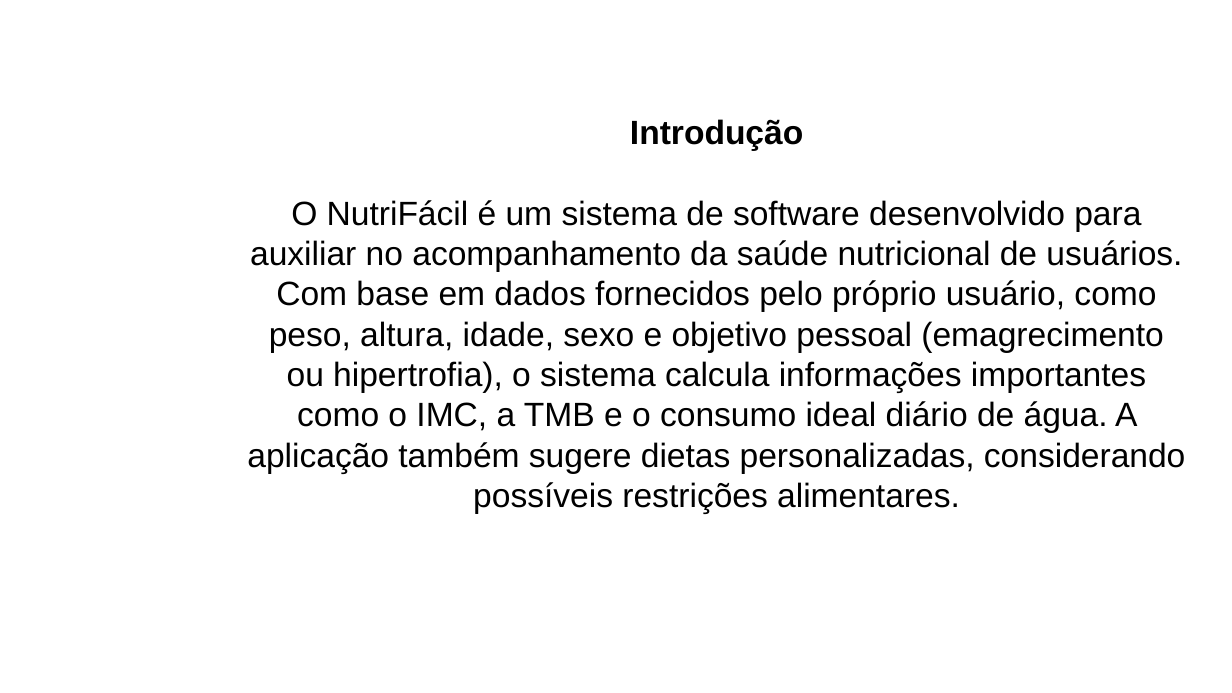
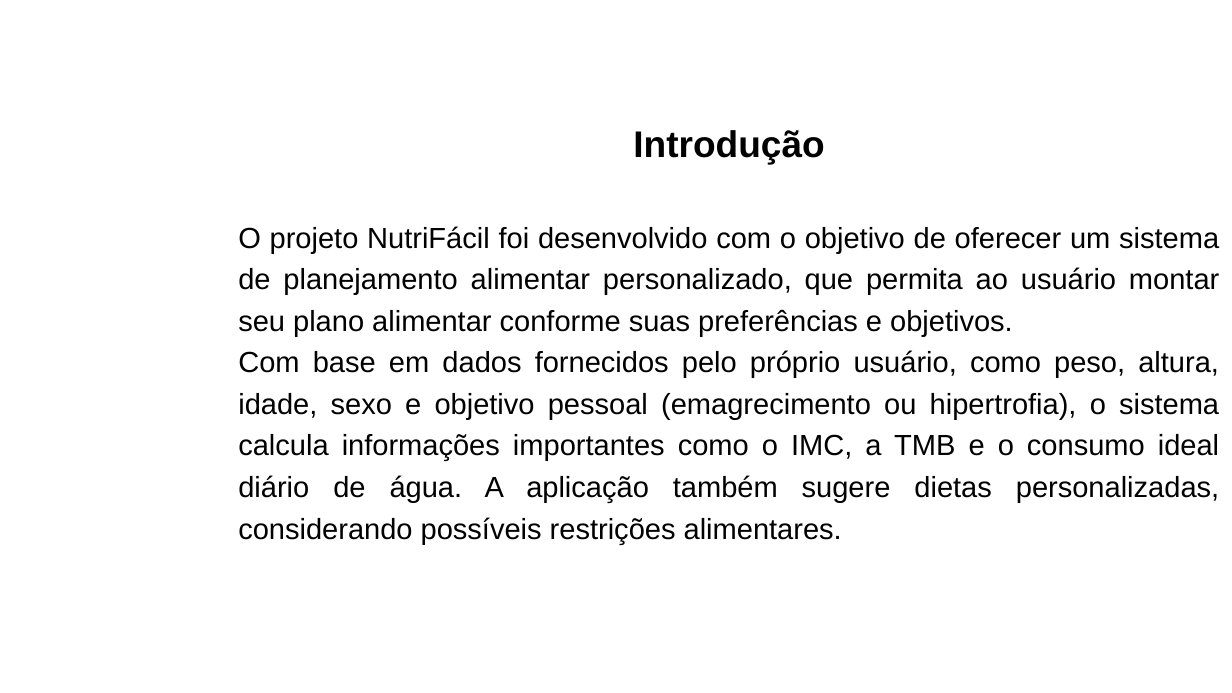
Before and after one commit to NutriFacil-A3/NutriFacil, a slide deck: slide 4 of slides/SlidesNutriFacil.pptx. Drawn at 1232x693 pixels with LibreOffice and Linux fonts; fonts in the diff are those of the drawing; background and template pictures are left out. Boxes give left, top, right and bottom in pixels: in the first picture for what was removed or moved away, otherwise in the second. Text is boxed around its words. In the diff, an @@ line names an element or a change of style, - is before the commit and + after.

```diff
--- a/slides/SlidesNutriFacil.pptx
+++ b/slides/SlidesNutriFacil.pptx
@@ text "Introdução": place and size @@
-text "Introdução" at <box>247,119,1185,514</box>
+text "Introdução" at <box>238,130,1219,544</box>
@@ text at <box>633,130,824,164</box>: size 39.3 to 43.3 pt in "Introdução"; line spacing 47.1pt to 1.2 @@
@@ text at <box>238,226,1219,544</box>: text changed; size 39.3 to 34 pt @@
-O NutriFácil é um sistema de software desenvolvido para auxiliar no acompanhamento da saúde nutricional de usuários. Com base em dados fornecidos pelo próprio usuário, como peso, altura, idade, sexo e objetivo pessoal (emagrecimento ou hipertrofia), o sistema calcula informações importantes como o IMC, a TMB e o consumo ideal diário de água. A aplicação também sugere dietas personalizadas, considerando possíveis restrições alimentares.
+O projeto NutriFácil foi desenvolvido com o objetivo de oferecer um sistema de planejamento alimentar personalizado, que permita ao usuário montar seu plano alimentar conforme suas preferências e objetivos.
+Com base em dados fornecidos pelo próprio usuário, como peso, altura, idade, sexo e objetivo pessoal (emagrecimento ou hipertrofia), o sistema calcula informações importantes como o IMC, a TMB e o consumo ideal diário de água. A aplicação também sugere dietas personalizadas, considerando possíveis restrições alimentares.
```
Also in this commit, not shown: 6 other slides changed, 4 slides added, 3 slides removed, 1 other file.
